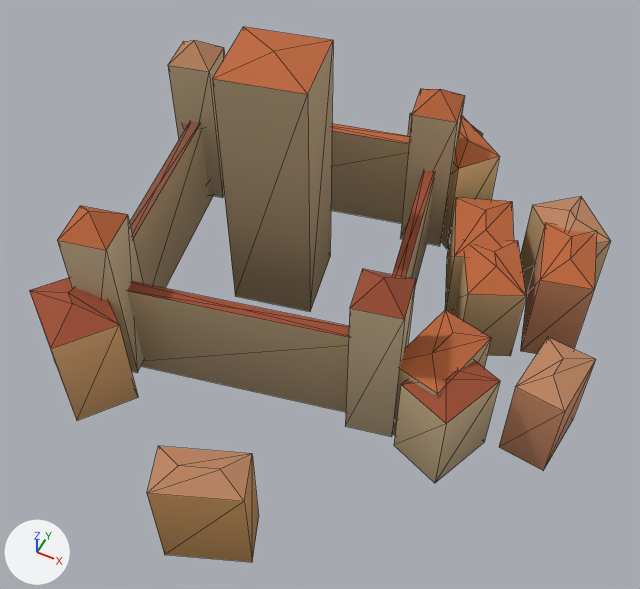
The glTF model games/yorimichi/assets/belmonte/meshes/SM_BM_BVV_Village_5.glb, before and after one commit.
Before and after are seen from a camera (50 mm lens) standing at (67.6, -117.2, 135.8) and looking at (15.7, -13.3, 6.0). The axes (+X, +Y, +Z) are drawn at lower left. The lights are the same throughout. The first picture is the older version. Mesh edges are drawn as thin lines. Vertices at exactly the same position are counted once.

In view in the first picture: 'SM_BM_BVV_Village_5'.
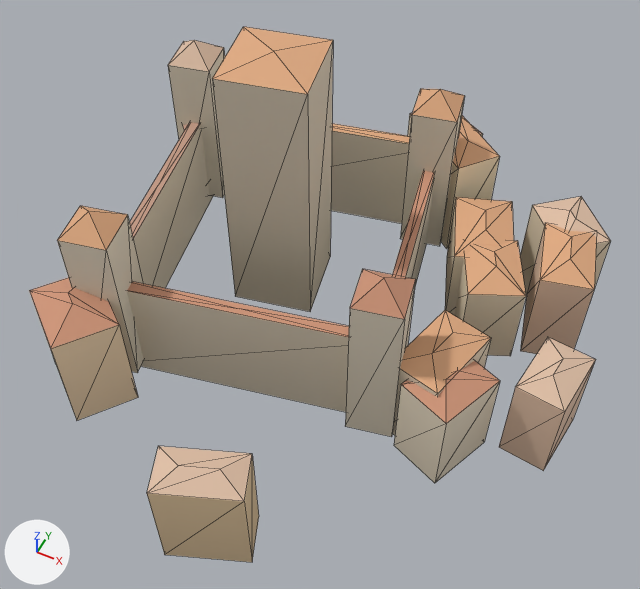
Where the change shows, as pixel boxes (x1, y1, x2, y2) in the pictures (640 x 589 px):
part 1 of me_sm_bvv_village_5, recoloured (brown to beige)
    both: (54, 47, 611, 562)
part 2 of me_sm_bvv_village_5, recoloured
    both: (57, 27, 611, 501)
part 3 of me_sm_bvv_village_5, recoloured (lighter)
    both: (36, 41, 610, 558)
part 4 of me_sm_bvv_village_5, recoloured
    both: (29, 113, 500, 423)

The change, as a list of edits to the scene's bpy script:
```text
Change me_sm_bvv_village_5:
    where me_sm_bvv_village_5.from_pydata(...)  # 201 vertices, 276 faces; spans x -39.5..68.2, y -64.0..57.8, z -19.1..48.5
    used by ob_sm_bm_bvv_village_5; location = (0.0, 0.0, 0.0)
    me_sm_bvv_village_5 part 1: 84 faces centred in x -36.0..67.6, y -61.1..55.3, z -11.5..9.6 are repainted in the vertex colours; the middle colour goes from brown #af9770 to beige #d8cab1
    me_sm_bvv_village_5 part 2: 68 faces centred in x -34.8..65.6, y -59.1..43.8, z 3.7..47.4 are repainted in the vertex colours; the middle colour goes from orange #bd6638 to beige #dfaa81
    me_sm_bvv_village_5 part 3: 84 faces centred in x -37.1..67.0, y -62.0..55.0, z -4.0..28.2 are repainted in the vertex colours; the middle colour goes from beige #ccad88 to beige #e7d7c1
    me_sm_bvv_village_5 part 4: 40 faces centred in x -34.6..49.3, y -43.7..53.1, z 5.6..23.2 are repainted in the vertex colours; the middle colour goes from brown #9e4d30 to brown #ce9578
```
